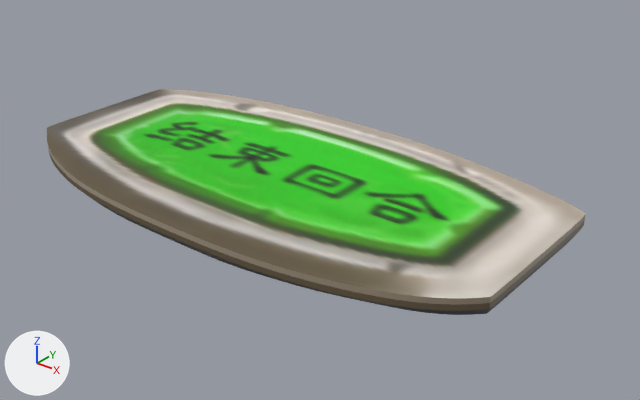
Before and after pictures for a commit that changed the glTF model Models/BoardModels/TurnEndButton.glb.
Both versions are drawn from a 50 mm camera at (3.72, -4.22, 2.55) aimed at (0.25, 0.11, -0.14). Every picture has the same lights, and +X, +Y and +Z are marked at lower left. Mesh edges are drawn as thin lines on the coarser meshes. Where no turn or scale is listed for an object, it has been applied to the vertices.

Objects in the first picture: 'TurnEndButton'.
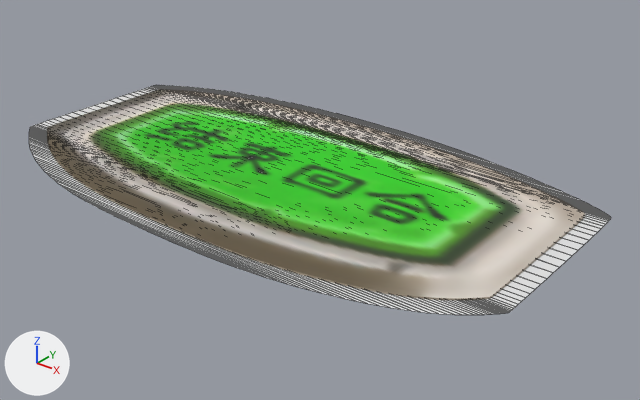
Where the change shows, as pixel boxes (x1, y1, x2, y2) in the pictures (640 x 400 px):
'box', added: after (29, 85, 611, 315)

Diff of the bpy script that builds the scene:
```diff
--- a/Models/BoardModels/TurnEndButton.glb.py
+++ b/Models/BoardModels/TurnEndButton.glb.py
@@ mat_box_white @@
+mat_box_white = principled_material('box_White')
+mat_box_white.base_color = (0.8, 0.8, 0.8)  # white #e7e7e7
@@ me_nurbscurve_002 @@
+me_nurbscurve_002.from_pydata(...)  # 264 vertices, 262 faces; spans x -2.1..2.08, y -1.17..1.15, z 0.04
+me_nurbscurve_002.materials.append(mat_box_white)  # white #e7e7e7
@@ ob_box @@
+ob_box = bpy.data.objects.new('box', me_nurbscurve_002)
+ob_box.location = (0.0, 0.0, 0.0)
```
